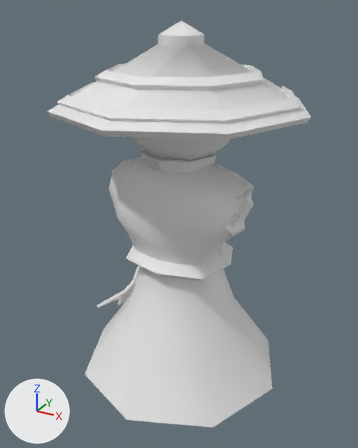
The FBX model Assets/Models/Chess/Pawn_B.fbx, before and after one commit.
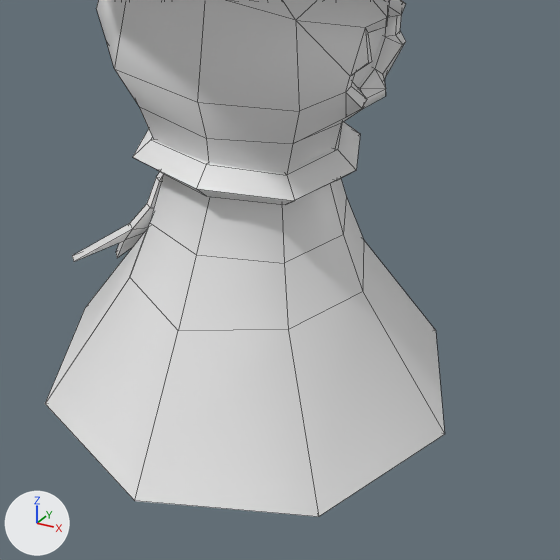
Old and new are each drawn whole from a camera (50 mm lens) standing at (0.419, -0.77, 0.734) and looking at (-0.002, -0.004, 0.351) and again close up on the part from 18% to 91% of the width and 41% to 100% of the height. Lighting does not change. The marker at lower left points along +X, +Y and +Z. The close-ups show mesh edges as thin lines. Materials are left out; every surface is plain grey. Vertices at the same position are counted once.

The first close-up shows 'Pawn_B'.
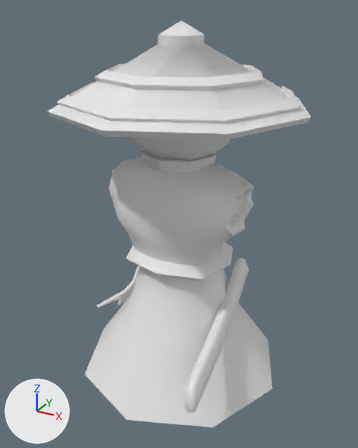
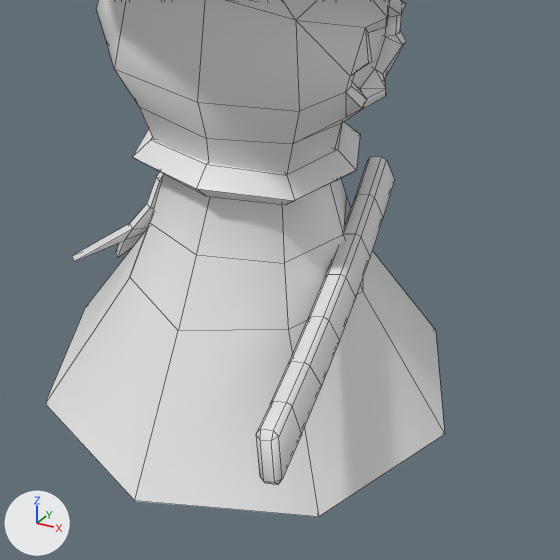
Location of each change, (x1, y1, x2, y2) in pixels of the close-ups (560 x 560 px):
part 1 of me_mesh_031, added: after (256, 157, 395, 485)

What the commit changed:
me_mesh_031 is used by ob_pawn_b; location (0.0, 0.0, 0.0).
me_mesh_031 had 551 vertices, 550 faces and spanned x -0.227..0.227, y -0.227..0.227, z 0.0..0.713.
me_mesh_031 now has 619 vertices, 616 faces and spans x -0.227..0.227, y -0.227..0.227, z 0.0..0.713.
me_mesh_031 part 1: a new loose piece of 68 vertices spanning x 0.077..0.144, y -0.218..0.113, z 0.125..0.253.
